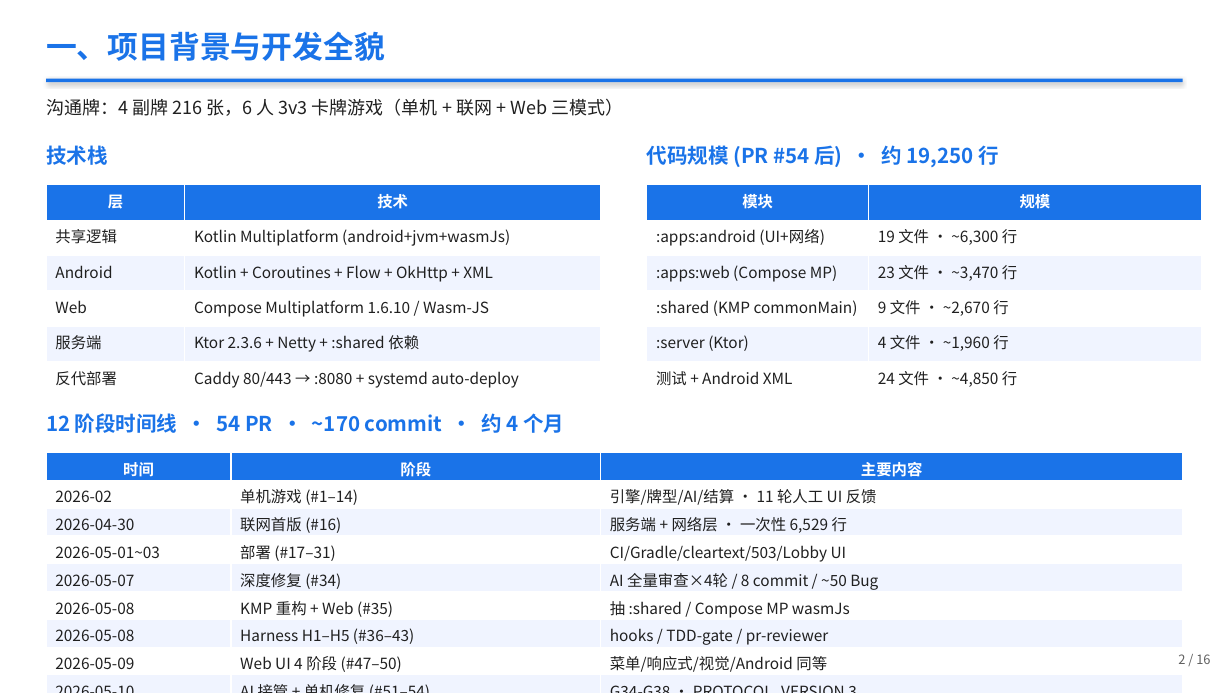
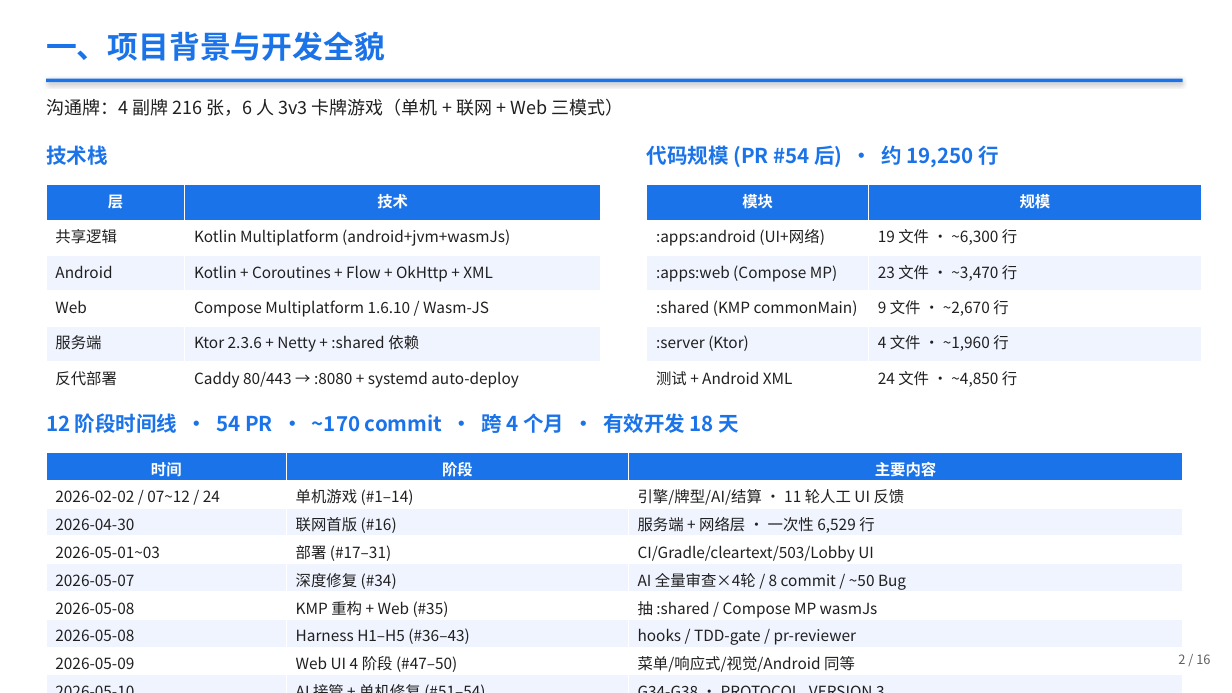
Before and after one commit to berming/AndroidAPP, a slide deck: slide 2 of docs/dev_summary.pptx. Drawn at 1232x693 pixels with LibreOffice and Linux fonts; fonts in the diff are those of the drawing. Boxes give left, top, right and bottom in pixels: in the first picture for what was removed or moved away, otherwise in the second. Text is boxed around its words. In the diff, an @@ line names an element or a change of style, - is before the commit and + after.

```diff
--- a/docs/dev_summary.pptx
+++ b/docs/dev_summary.pptx
@@ text at (46,413,740,433): text changed @@
-12 阶段时间线 · 54 PR · ~170 commit · 约 4 个月
+12 阶段时间线 · 54 PR · ~170 commit · 跨 4 个月 · 有效开发 18 天
@@ table at (46,453,1183,676) @@
-row 2, column 1: 2026-02
+row 2, column 1: 2026-02-02 / 07~12 / 24
```
Also in this commit, not shown: 1 other slide changed, 3 other files.
